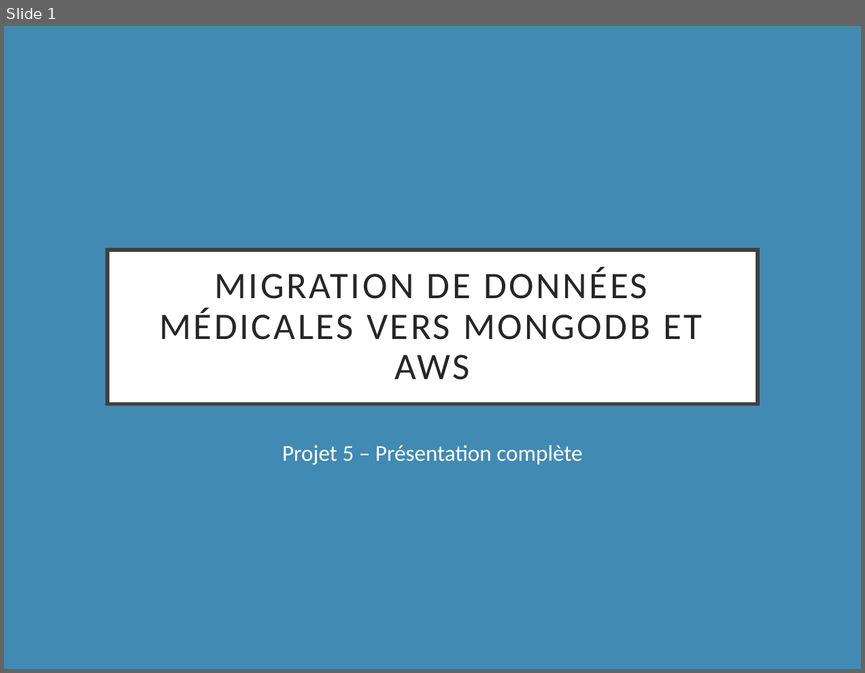
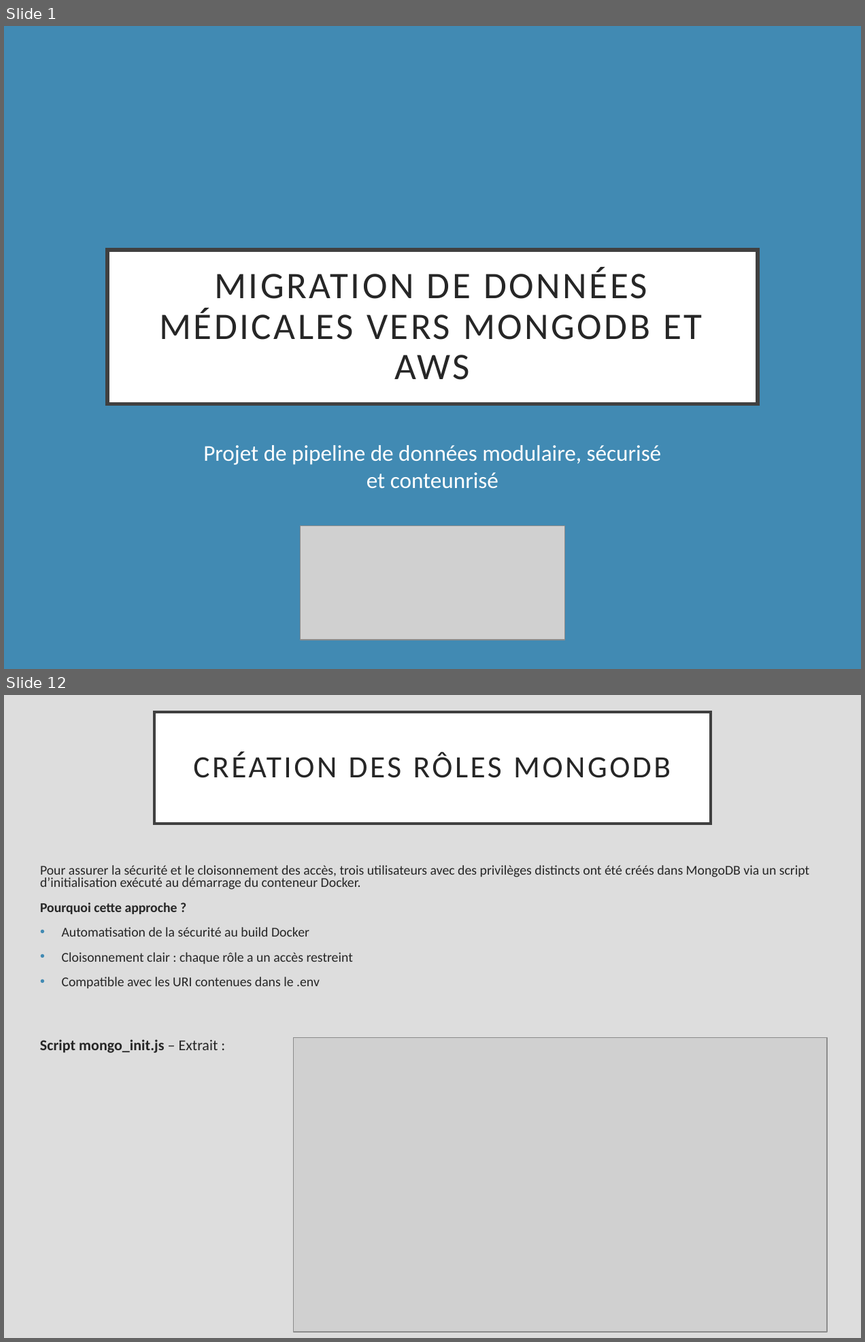
Before and after one commit to alexqtn/projet_5, a slide deck: Presantation.pptx. Shown one above the other, each under a label of ours: slide 1 before the commit, slides 1 and 12 after it; the slides between them are not shown. The pictures are 865x673 and 865x1342 pixels, drawn with LibreOffice and Linux fonts; fonts in the diff are those of the drawing; grey boxes stand for pictures. Boxes give left, top, right and bottom in pixels: in the first picture for what was removed or moved away, otherwise in the second. Text is boxed around its words. In the diff, an @@ line names an element or a change of style, - is before the commit and + after.

```diff
--- a/Presantation.pptx
+++ b/Presantation.pptx
@@ slide 12 added at box(4, 695, 861, 1338), background #DDDDDD @@
@@ title added at box(154, 712, 710, 824), fill #FFFFFF, outline #404040 2.5 pt, 26 pt, text #262626 @@
+CRÉATION DES RÔLES MONGODB
@@ text added at box(40, 865, 809, 988), 11.2 pt, text #262626 @@
+Pour assurer la sécurité et le cloisonnement des accès, trois utilisateurs avec des privilèges distincts ont été créés dans MongoDB via un script d’initialisation exécuté au démarrage du conteneur Docker.
+Pourquoi cette approche ?
+• Automatisation de la sécurité au build Docker
+• Cloisonnement clair : chaque rôle a un accès restreint
+• Compatible avec les URI contenues dans le .env
@@ text added at box(40, 1039, 218, 1053), 12.6 pt, text #262626, bold @@
+Script mongo_init.js – Extrait :
@@ picture added at box(294, 1037, 827, 1331) @@
@@ slide 1 changed as well @@
@@ subtitle at box(203, 445, 662, 488): text changed @@
-Projet 5 – Présentation complète
+Projet de pipeline de données modulaire, sécurisé et conteunrisé
@@ picture added at box(300, 526, 564, 639) @@
```
Also in this commit, not shown: 2 other slides changed, 17 other slides added, 8 slides removed, 6 other files.
